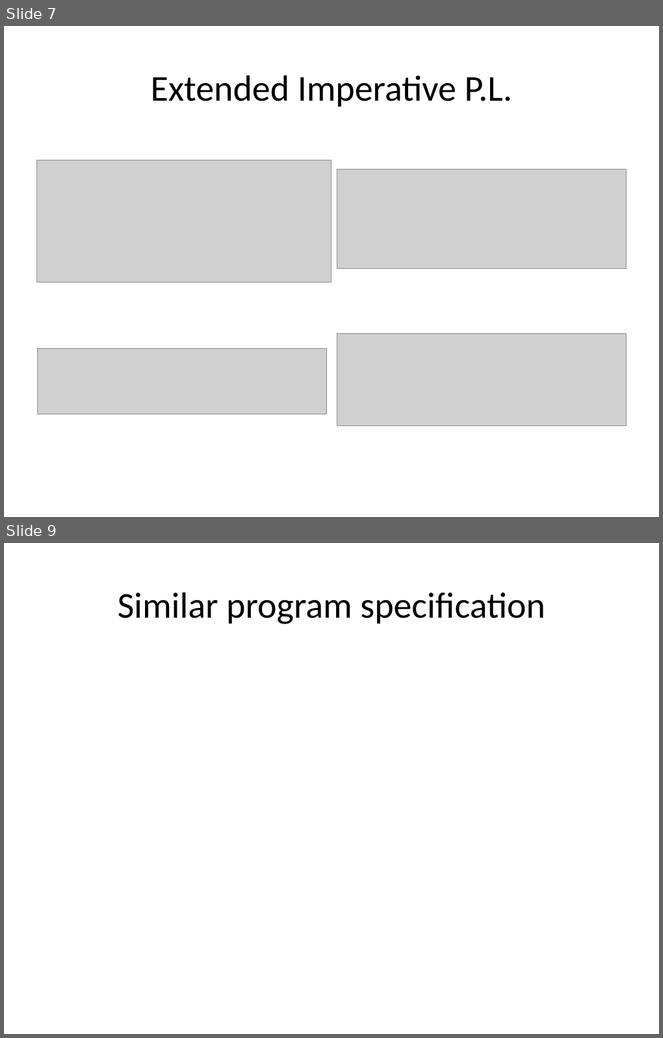
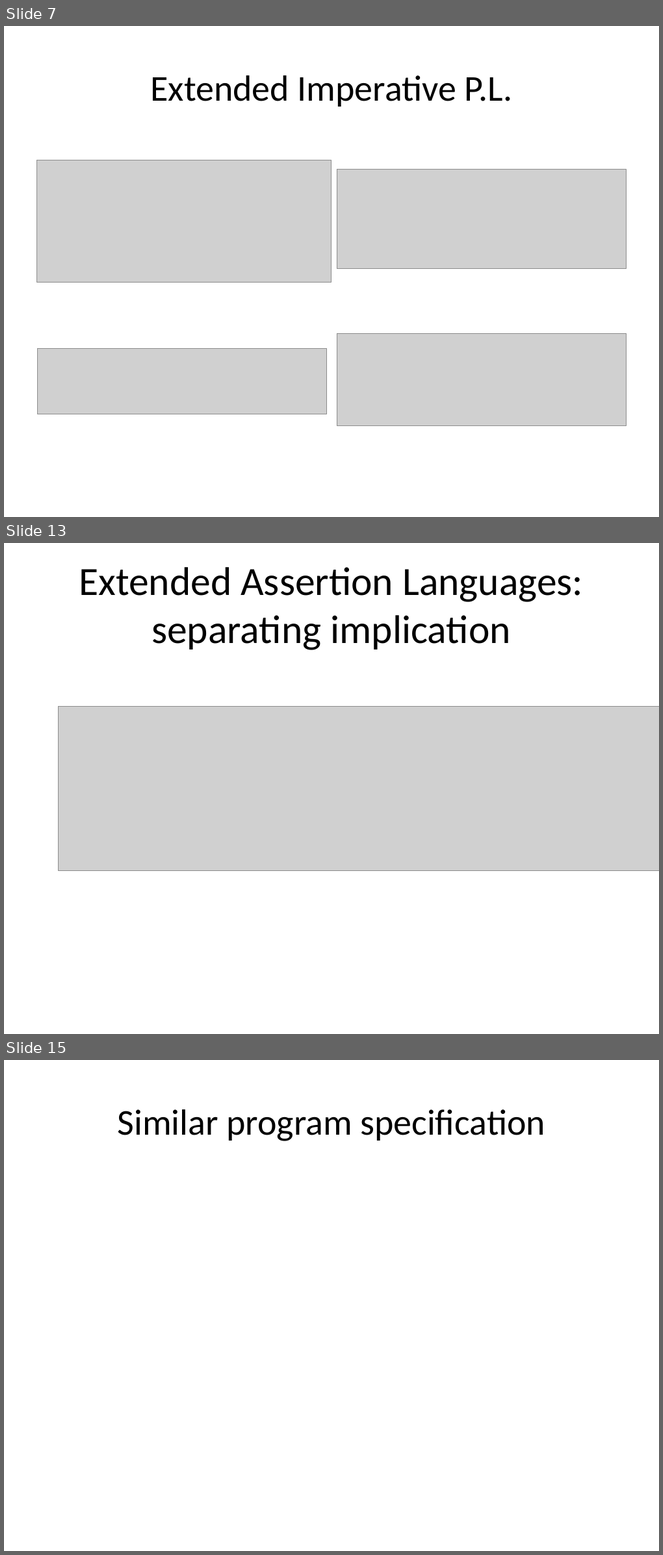
Before and after one commit to xiaohe27/Papers4Courses, a slide deck: FM/presentations/Overview of Separation Logic.ppt. Shown one above the other, each under a label of ours: slides 7 and 9 before the commit, slides 7, 13 and 15 after it; the slides between them are not shown. The pictures are 663x1038 and 663x1555 pixels, drawn with LibreOffice and Linux fonts; fonts in the diff are those of the drawing; grey boxes stand for pictures. Boxes give left, top, right and bottom in pixels: in the first picture for what was removed or moved away, otherwise in the second. Text is boxed around its words. In the diff, an @@ line names an element or a change of style, - is before the commit and + after.

```diff
--- a/FM/presentations/Overview of Separation Logic.ppt
+++ b/FM/presentations/Overview of Separation Logic.ppt
@@ slide 13 added at box(4, 543, 659, 1034), background #FFFFFF @@
@@ title added at box(79, 567, 583, 650), 44 pt, text #000000 @@
+Extended Assertion Languages: separating implication
@@ picture added at box(59, 706, 659, 871) @@
@@ what was slide 9 is now slide 15 @@
```
Also in this commit, not shown: 1 slide changed, 5 other slides added.
